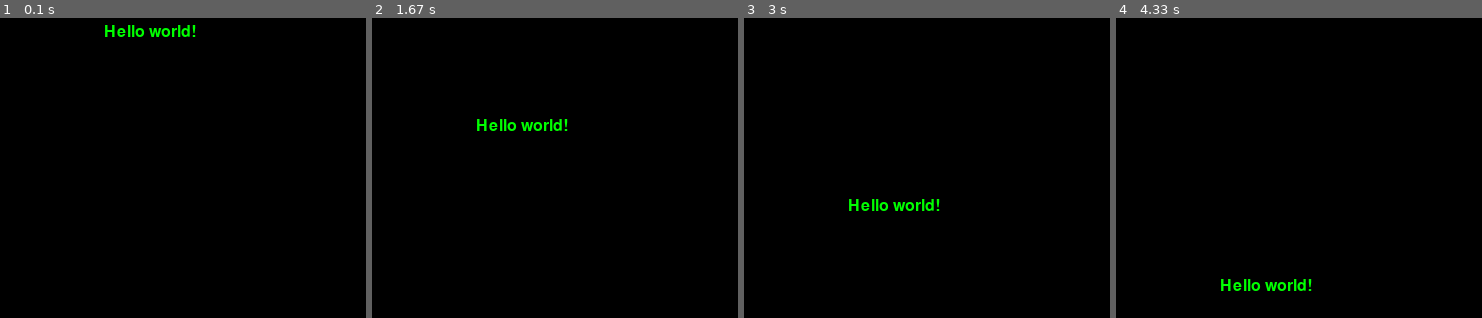
Above: before the commit, frames 1-4 (left to right).
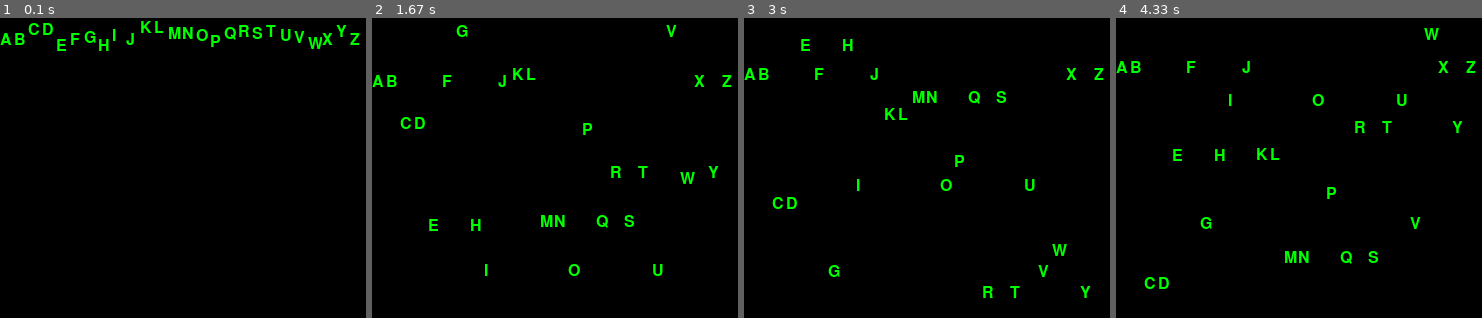
Above: after the commit, the same moments.

Repository: objdump/pygame_start
Game: pygame game, started from matrix.py
Same seed, same stepped clock (60 frames per second), same inputs: the game is played once before the commit and once after it.
Inputs:
- Up to frame 1 (0.1 s): no input
- Up to frame 2 (1.67 s): no input
- Up to frame 3 (3 s): no input
- Up to frame 4 (4.33 s): no input

The runs differ from the first frame. In frame 1, 2.2% of the frame differs, in the area x 0-99%, y 1-11%; in frame 2, 2.4%, in the area x 0-99%, y 2-86%; in frame 3, 2.4%; in frame 4, 2.4%.

Commit message:
Use sprite to render char

Diff:
--- a/matrix.py
+++ b/matrix.py
@@ -1,5 +1,6 @@
 import pygame, sys
 from pygame.locals import *
+import random
 
 pygame.init()
 DISP_RECT = (400, 300)
@@ -15,19 +16,33 @@
 fpsClock = pygame.time.Clock()
 
 fontObj = pygame.font.Font('freesansbold.ttf', 16)
-textSurfaceObj = fontObj.render('Hello world!', True, GREEN, BLACK)
-textRectObj = textSurfaceObj.get_rect()
-textRectObj.top, textRectObj.centerx = 0, DISP_RECT[1]/2
+
+
+class Char(pygame.sprite.Sprite):
+    def __init__(self, ch, pos):
+        super(Char, self).__init__()
+        self.surf = fontObj.render(ch, True, GREEN, BLACK)
+        self.rect = self.surf.get_rect()
+        self.speed = random.randint(1, 10)
+        self.rect.top, self.rect.left = 0, pos*14
+
+    def update(self):
+        self.rect.move_ip(0, self.speed)
+        if self.rect.bottom >= DISP_RECT[1]:
+            self.rect.top = 0
+
+
+chars = pygame.sprite.Group()
+for i in range(0, 26):
+    ch1 = Char(chr(i+ord('A')), i)
+    chars.add(ch1)
 
 while True: # main game loop
-    #Update object
-    textRectObj.top = textRectObj.top + 2
-    if textRectObj.bottom >= DISP_RECT[0]:
-        textRectObj.top = 1
 
     # Update drawing
     DISPLAYSURF.fill(BLACK)
-    DISPLAYSURF.blit(textSurfaceObj, textRectObj)
+    for entity in chars:
+        DISPLAYSURF.blit(entity.surf, entity.rect)
     pygame.display.update()
 
     # Control FPS
@@ -38,3 +53,6 @@
         if event.type == QUIT:
             pygame.quit()
             sys.exit()
+
+    # Update Sprite
+    chars.update()
